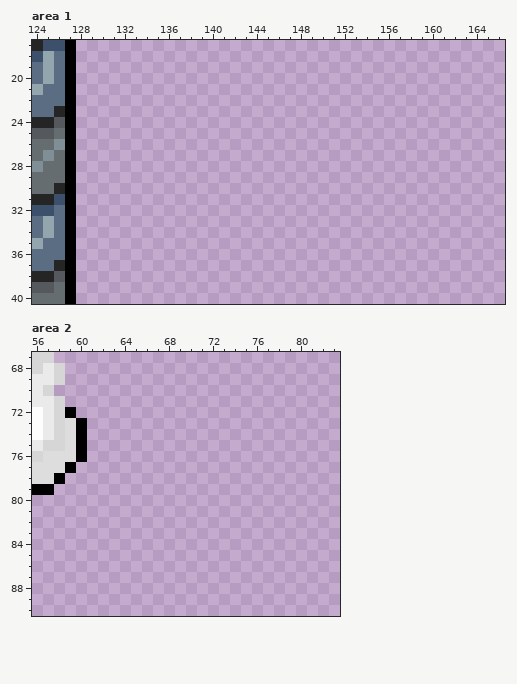
Pixel-art file: Defending Dragons/RawAssets/PixelArt/Castle.aseprite. Above, as it was before the edit.
256x256 pixels, 1 frame. Colours within 5 levels of each other are drawn and written as one. Shown: area 1: x 124..166, y 17..40; area 2: x 56..83, y 67..90.
The same view after the edit:
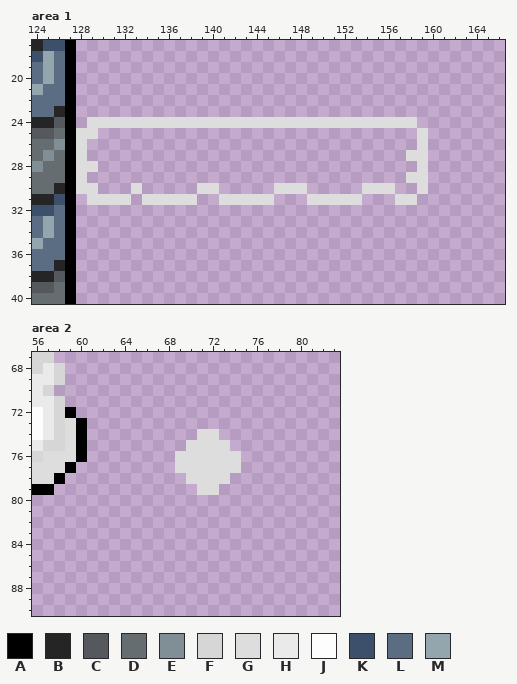
Palette (. is transparent): A #000000  B #252525  C #55595d  D #656d71  E #808f96  F #d6d6d6  G #dddddd  H #eaeaea  J #fdfdfd  K #3d506b  L #5a6d82  M #93a5ad
What changed:
--- area 1, layer "Flattened"
@@ x 124..166 @@
 23 LLBA.......................................
-24 BBCA.......................................
-25 CCDA.......................................
-26 DDEA.......................................
-27 DEDA.......................................
-28 EDDA.......................................
-29 DDDA.......................................
-30 DDBA.......................................
-31 BBKA.......................................
+24 BBCA.GGGGGGGGGGGGGGGGGGGGGGGGGGGGGG........
+25 CCDAGG.............................G.......
+26 DDEAG..............................G.......
+27 DEDAG.............................GG.......
+28 EDDAGG.............................G.......
+29 DDDAG.............................GG.......
+30 DDBAGG...G.....GG.....GGG.....GGG..G.......
+31 BBKA.GGGG.GGGGG..GGGGG...GGGGG...GG........
 32 KKLA.......................................
--- area 2, layer "Layer 2"
@@ x 67..76 @@
 73 ..........
-74 ..........
-75 ..........
-76 ..........
-77 ..........
-78 ..........
-79 ..........
+74 ....GG....
+75 ...GGGG...
+76 ..GGGGGG..
+77 ..GGGGGG..
+78 ...GGGG...
+79 ....GG....
 80 ..........
